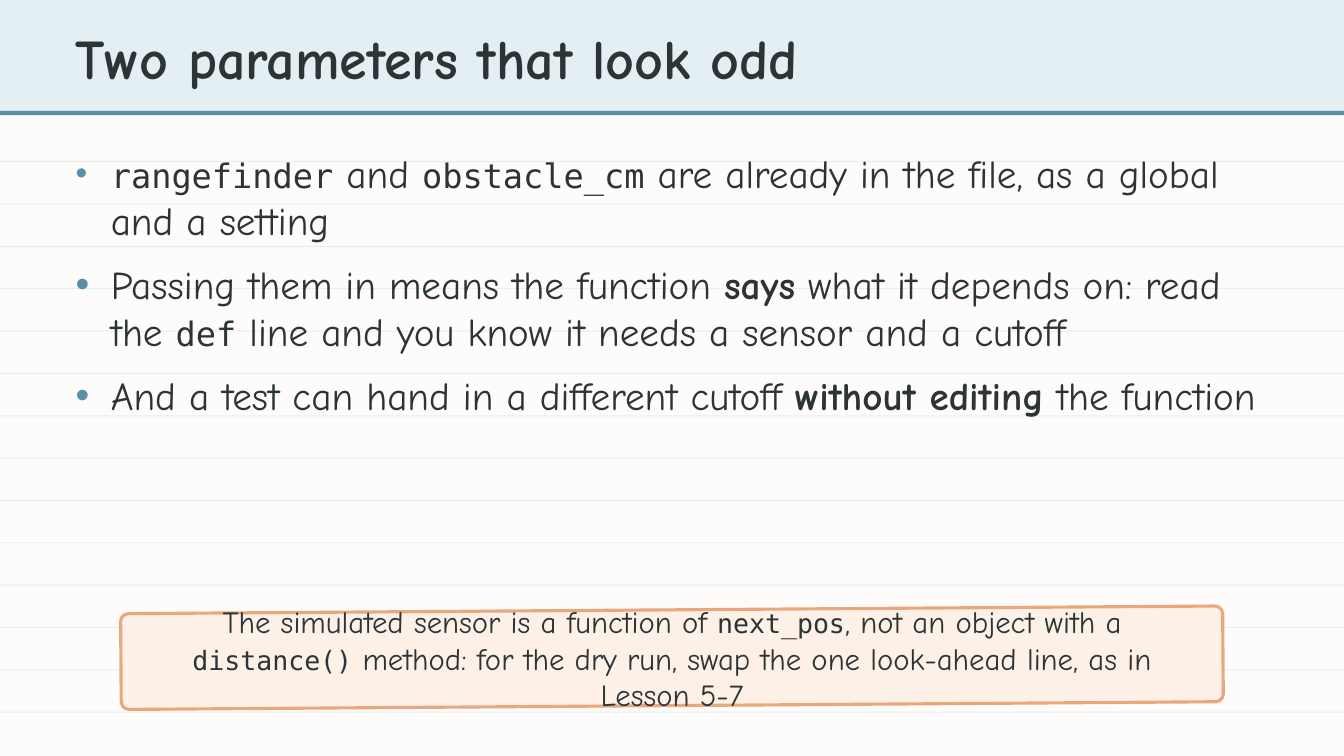
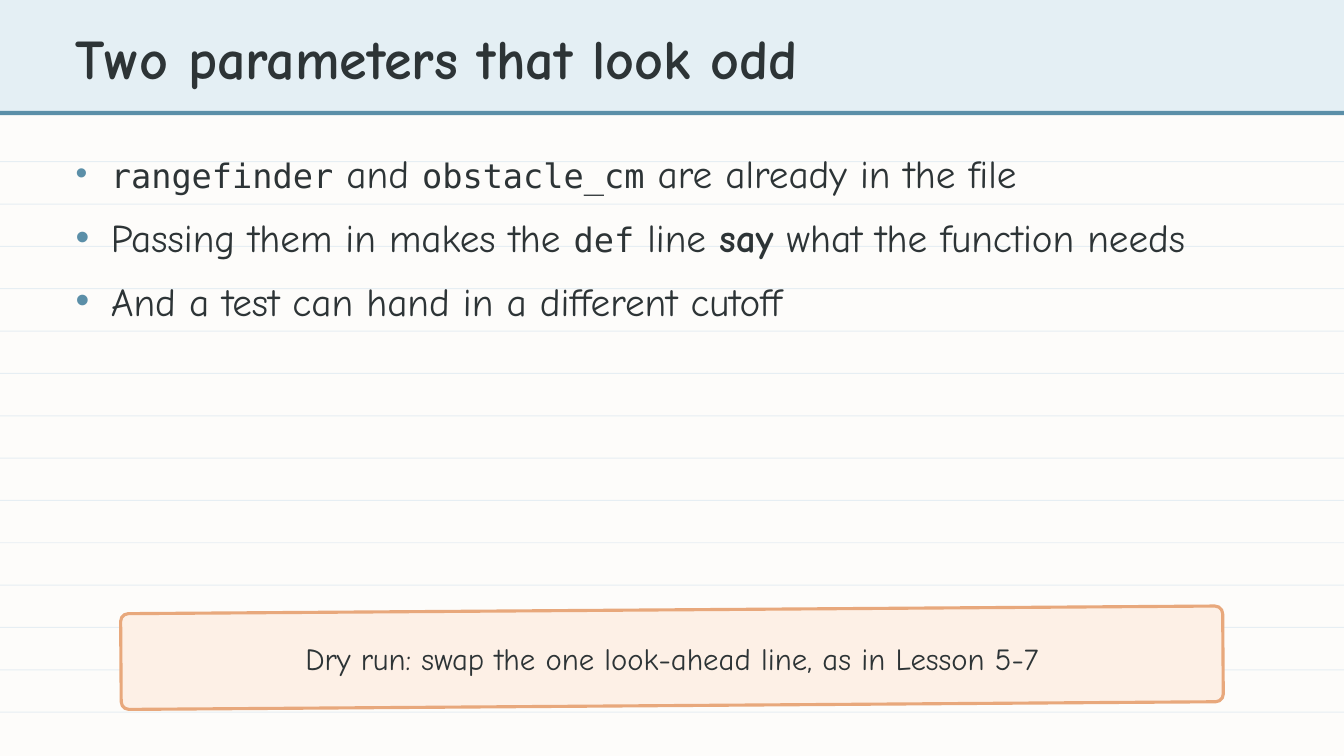
Before and after one commit to bradamiller/LearningPython, a slide deck: slide 8 of static/slides/module-05-pathfinding/module-5-lesson-08-building-experience.pptx. Drawn at 1344x756 pixels with LibreOffice and Linux fonts; fonts in the diff are those of the drawing. Boxes give left, top, right and bottom in pixels: in the first picture for what was removed or moved away, otherwise in the second. Text is boxed around its words. In the diff, an @@ line names an element or a change of style, - is before the commit and + after.

```diff
--- a/static/slides/module-05-pathfinding/module-5-lesson-08-building-experience.pptx
+++ b/static/slides/module-05-pathfinding/module-5-lesson-08-building-experience.pptx
@@ text at [111,161,1185,317]: text changed @@
-• rangefinder and obstacle_cm are already in the file, as a global and a setting
-• Passing them in means the function says what it depends on: read the def line and you know it needs a sensor and a cutoff
-• And a test can hand in a different cutoff without editing the function
+• rangefinder and obstacle_cm are already in the file
+• Passing them in makes the def line say what the function needs
+• And a test can hand in a different cutoff
@@ text at [305,649,1039,676]: text changed @@
-The simulated sensor is a function of next_pos, not an object with a distance() method: for the dry run, swap the one look-ahead line, as in Lesson 5-7
+Dry run: swap the one look-ahead line, as in Lesson 5-7
```
Also in this commit, not shown: 22 other slides changed, 9 other files.
